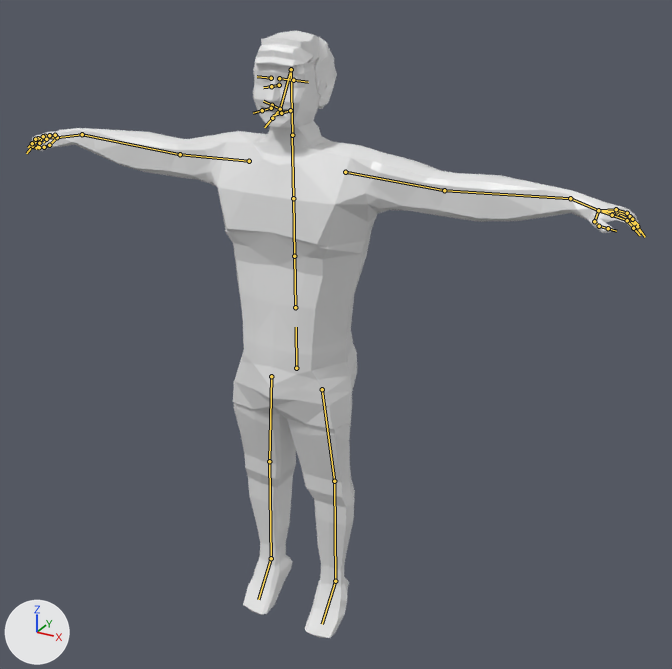
A saved change to the FBX model Pieklo dzidowca kregi spierdolenia/Assets/Models/GlownaPostac/Main_VW_2.fbx.
Both versions are drawn from a 50 mm lens placed at (1.35, -2.2, 2.05), pointed at (0.1, 0.07, 0.91). Lighting does not change. The marker at lower left points along +X, +Y and +Z. The older version comes first. The bones that change, and the others that lie on the model, are drawn over the model as lines.
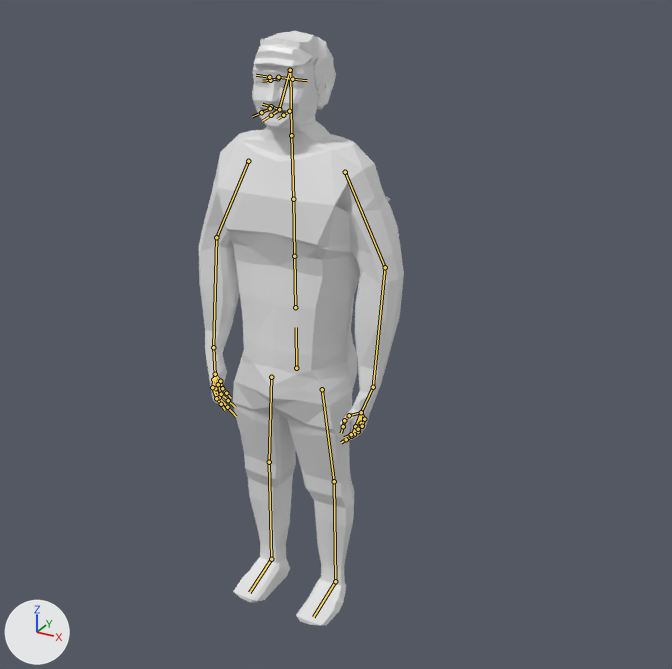
The newer file adds an action. The first version stands in its rest pose; the second is drawn at frame 15 of the action 'Anon|Idle'.

Boxes (x1, y1, x2, y2) around the edits, measured in the pictures (672 x 669 px):
'Cube', posed (66% narrower): before (31, 31, 642, 638); after (199, 31, 404, 625)
'Plane', posed (not visible afterwards): before (256, 81, 296, 89)
bone 'eyelids', root to tip: before (279, 85) to (271, 86); after (278, 78) to (270, 80)
bone 'Upper_arm_L', root to tip: before (345, 172) to (444, 190); after (345, 172) to (385, 267)
bone 'Lower_arm_L', root to tip: before (444, 190) to (570, 198); after (385, 267) to (373, 387)
bone 'Upper_arm_R', root to tip: before (249, 161) to (180, 154); after (248, 161) to (216, 237)
bone 'Lower_arm_R', root to tip: before (180, 154) to (82, 134); after (216, 237) to (213, 347)
bone 'Foot_R', root to tip: before (271, 558) to (258, 599); after (271, 559) to (249, 592)
bone 'Foot_L', root to tip: before (335, 581) to (322, 624); after (335, 581) to (313, 617)

The change in detail:
Bone 'eyelids' (bone_eyelids) moves from (0.0, 0.0, 0.0) to (0.07, 0.0, 0.0).
Bone 'Upper_arm_L' (bone_upper_arm_l) turns from (0, 0, 0) to (57, 7, 24) degrees about its own x, y and z.
Bone 'Lower_arm_L' (bone_lower_arm_l) turns from (0, 0, 0) to (38, -17, -12) degrees about its own x, y and z.
Bone 'Upper_arm_R' (bone_upper_arm_r) turns from (0, 0, 0) to (-59, -6, 17) degrees about its own x, y and z.
Bone 'Lower_arm_R' (bone_lower_arm_r) turns from (0, 0, 0) to (-36, 11, -7) degrees about its own x, y and z.
Bone 'Foot_R' (bone_foot_r) turns from (0, 0, 0) to (-1, 1, 36) degrees about its own x, y and z.
Bone 'Foot_L' (bone_foot_l) turns from (0, 0, 0) to (0, 2, 36) degrees about its own x, y and z.
